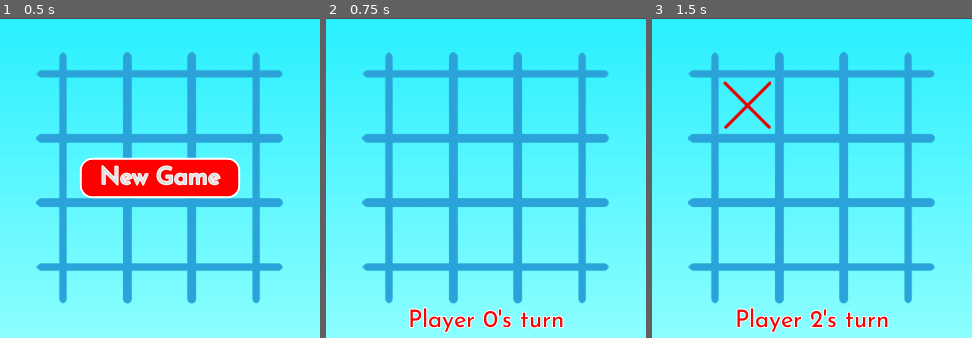
Above: before the commit, frames 1-3 (left to right).
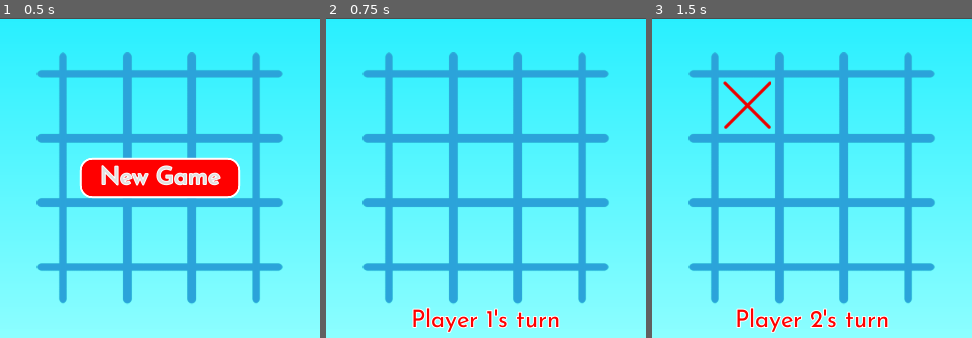
Above: after the commit, the same moments.

Repository: eimlav/tic-tac-godot
Game: Godot game, scene res://scenes/Main.tscn
The game is run twice, just before and just after one commit, with the same random seed, the same clock (stepped at 60 frames per second) and the same inputs.
Inputs (mouse positions are in pixels of both pictures, inside the frame that each line leads up to):
- Up to frame 1 (0.5 s): no input
- Up to frame 2 (0.75 s): click "New Game" at 0.5 s
- Up to frame 3 (1.5 s): tap Enter at 1.25 s; move the mouse to (748, 104) at 1.27 s; click (748, 104) at 1.35 s

Frame 1 is identical in both runs. In frame 2, 1.8% of the frame differs, in the area x 25-75%, y 90-99%; in frame 3, nothing differs.

Commit message:
Fix incorrect player number in message

Diff:
--- a/scenes/Main.gd
+++ b/scenes/Main.gd
@@ -47,7 +47,7 @@
 
 	state = [-1,-1,-1,-1,-1,-1,-1,-1,-1]
 
-	set_message("Player %s's turn" % current_player)
+	set_message("Player %s's turn" % (current_player + 1))
 
 
 func on_piece_clicked(piece):
